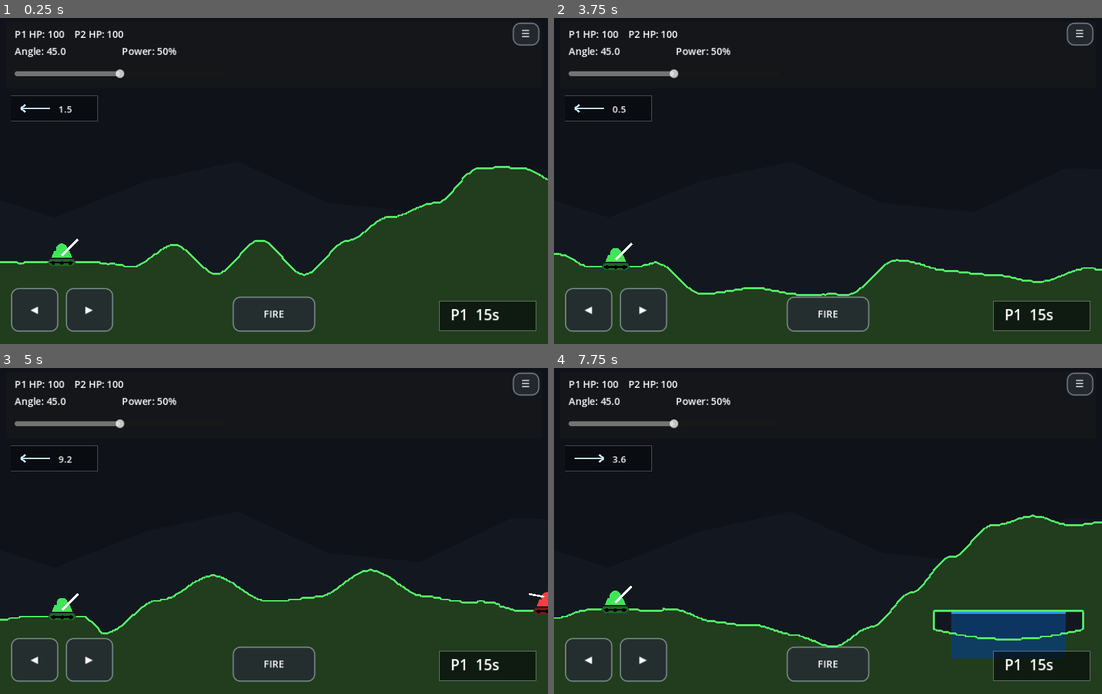
Above: before the commit, frames 1-4 (two rows, left to right).
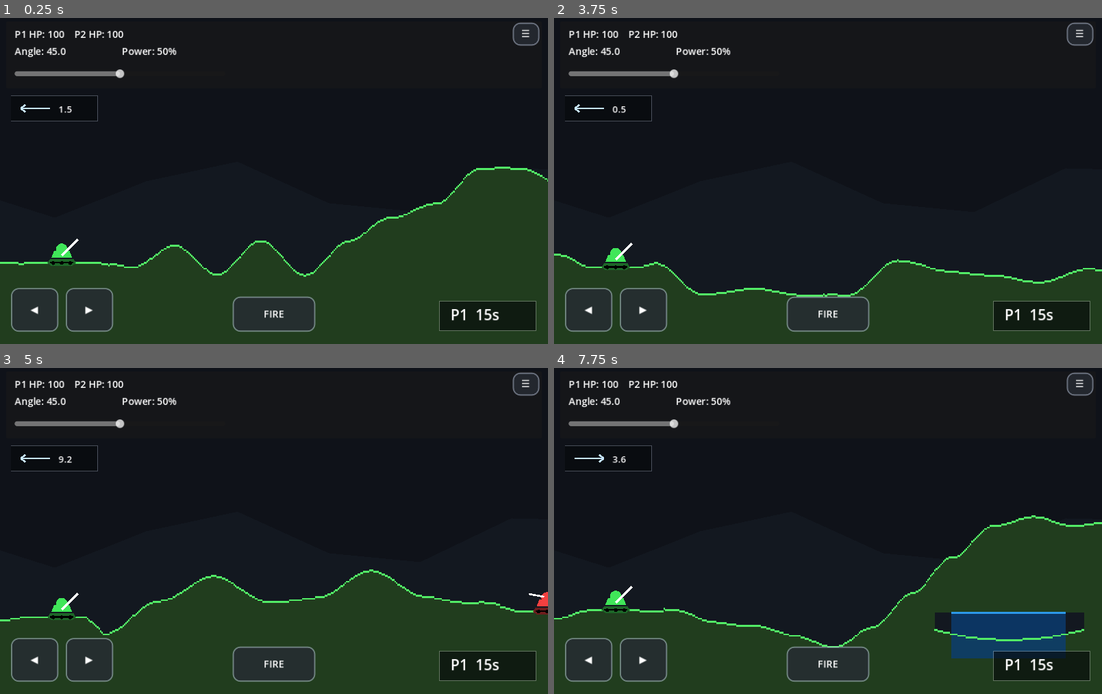
Above: after the commit, the same moments.

Repository: nwrowe/tilt-tanks
Game: Godot game, scene res://scenes/Main.tscn
Same seed, same stepped clock (60 frames per second), same inputs: the game is played once before the commit and once after it.
Inputs:
- Up to frame 1 (0.25 s): no input
- Up to frame 2 (3.75 s): click "☰" at 0.5 s; click "◀" at 1.25 s; click "▶" at 2 s; click "FIRE" at 2.75 s; click "Rematch" at 3.5 s
- Up to frame 3 (5 s): tap Enter (ui_accept) at 4.25, 4.52 s; hold Right from 4.28 s (still down); hold R from 4.28 s (still down)
- Up to frame 4 (7.75 s): release Right at 5.03 s; release R at 5.03 s; hold Down 5.03-5.78 s; tap Space at 5.1, 6.6 s; tap Enter (ui_accept) at 5.27, 6.77, 7.25, 7.52 s; hold Right 5.78-6.53 s; hold R 5.78-6.53 s; hold Up 6.53-7.28 s; hold Left from 7.28 s (still down); hold R from 7.28 s (still down)

The runs differ from the first frame. In frame 1, 0.5% of the frame differs, in the area x 0-100%, y 45-80%; in frame 2, 0.4%; in frame 3, 0.5%; in frame 4, 0.9%, in the area x 0-100%, y 44-86%.

Commit message:
Use stabilized mask movement script

Diff:
--- a/scenes/Main.tscn
+++ b/scenes/Main.tscn
@@ -1,6 +1,6 @@
 [gd_scene load_steps=2 format=3 uid="uid://tilttanksmain"]
 
-[ext_resource type="Script" path="res://scripts/MainMask5.gd" id="1_main"]
+[ext_resource type="Script" path="res://scripts/MainMask6.gd" id="1_main"]
 
 [node name="Main" type="Node2D"]
 script = ExtResource("1_main")
